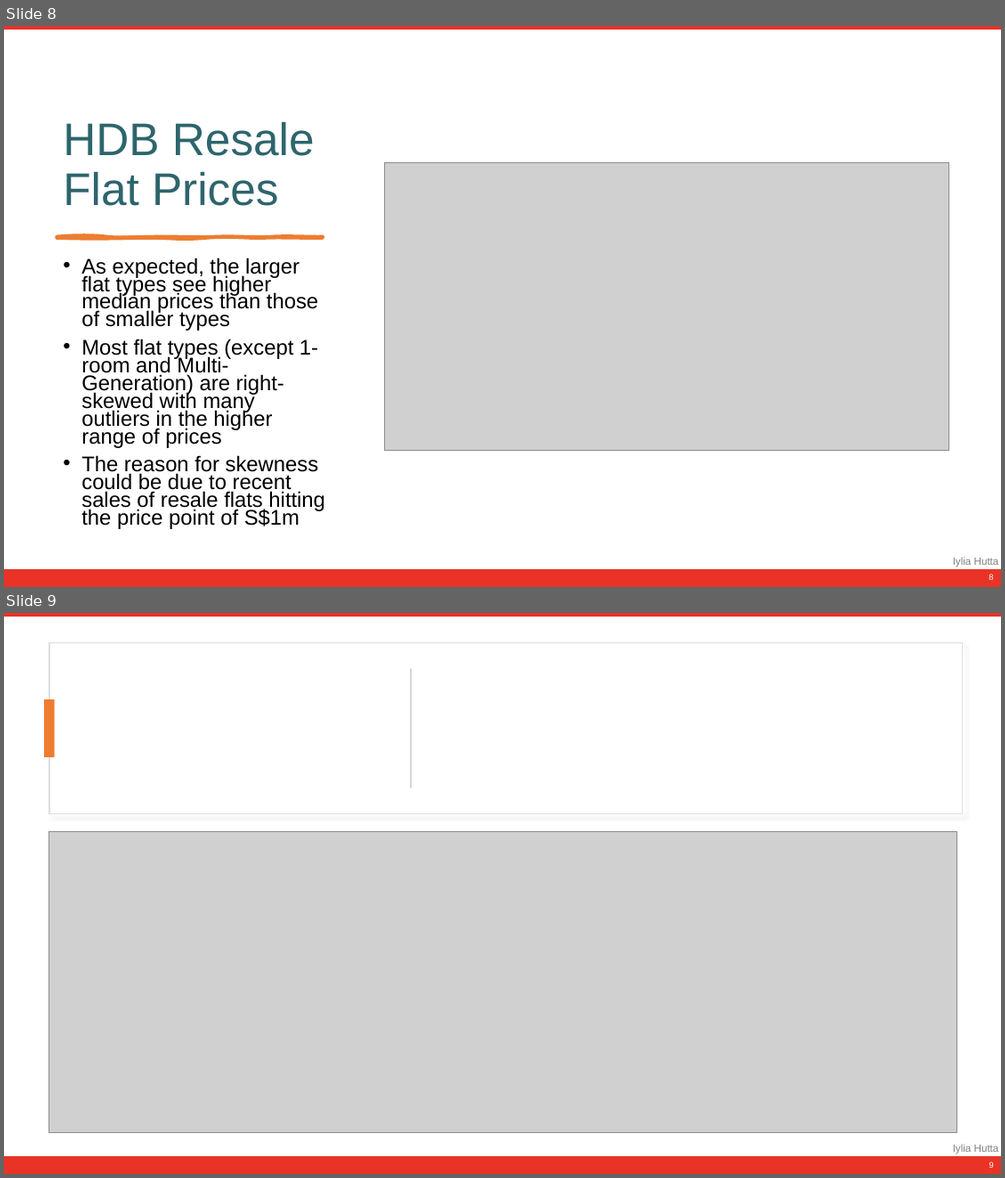
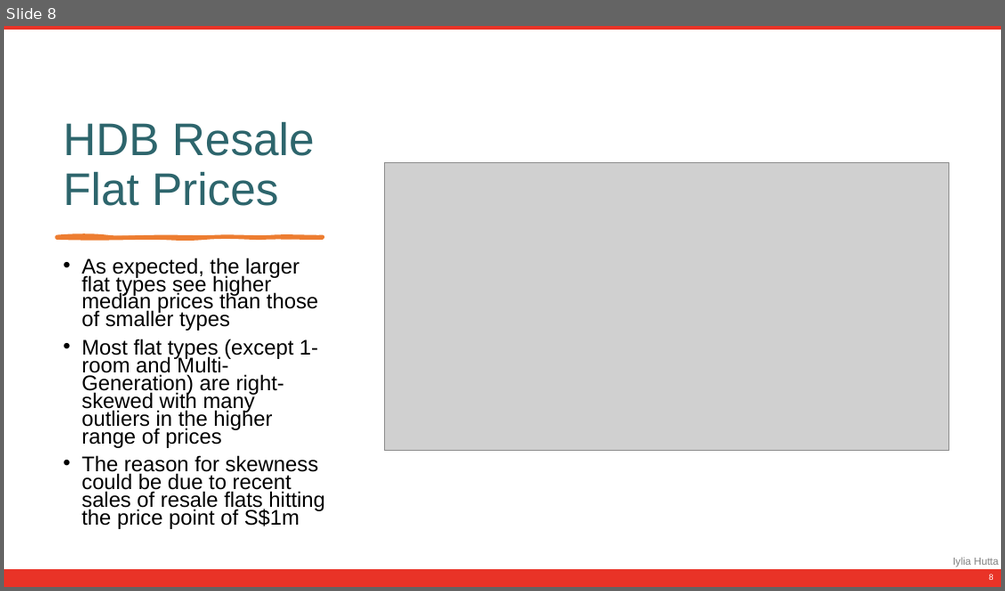
Before and after one commit to iyliahutta/Intro-to-Programming-for-DS, a slide deck: CA1/CA1 Slides.pptx. Shown one above the other, each under a label of ours: slides 8 and 9 before the commit, slide 8 after it. The pictures are 1005x1178 and 1005x591 pixels, drawn with LibreOffice and Linux fonts; fonts in the diff are those of the drawing; grey boxes stand for pictures. Boxes give left, top, right and bottom in pixels: in the first picture for what was removed or moved away, otherwise in the second. Text is boxed around its words. In the diff, an @@ line names an element or a change of style, - is before the commit and + after.

```diff
--- a/CA1/CA1 Slides.pptx
+++ b/CA1/CA1 Slides.pptx
@@ slide 9 removed at [4, 613, 1001, 1174], background #FFFFFF @@
@@ rectangle removed at [4, 613, 1001, 1174] @@
@@ rectangle removed at [4, 613, 1001, 617] @@
@@ rectangle removed at [49, 643, 963, 813] @@
@@ rectangle removed at [410, 668, 412, 788] @@
@@ rectangle removed at [44, 699, 55, 757] @@
@@ picture removed at [48, 831, 956, 1132] @@
@@ text removed at [953, 1143, 999, 1154] @@
-Iylia Hutta
@@ rectangle removed at [4, 1157, 1001, 1174] @@
@@ page number removed at [989, 1161, 994, 1167] @@
-9
```
Also in this commit, not shown: 1 slide added, 1 other file.
